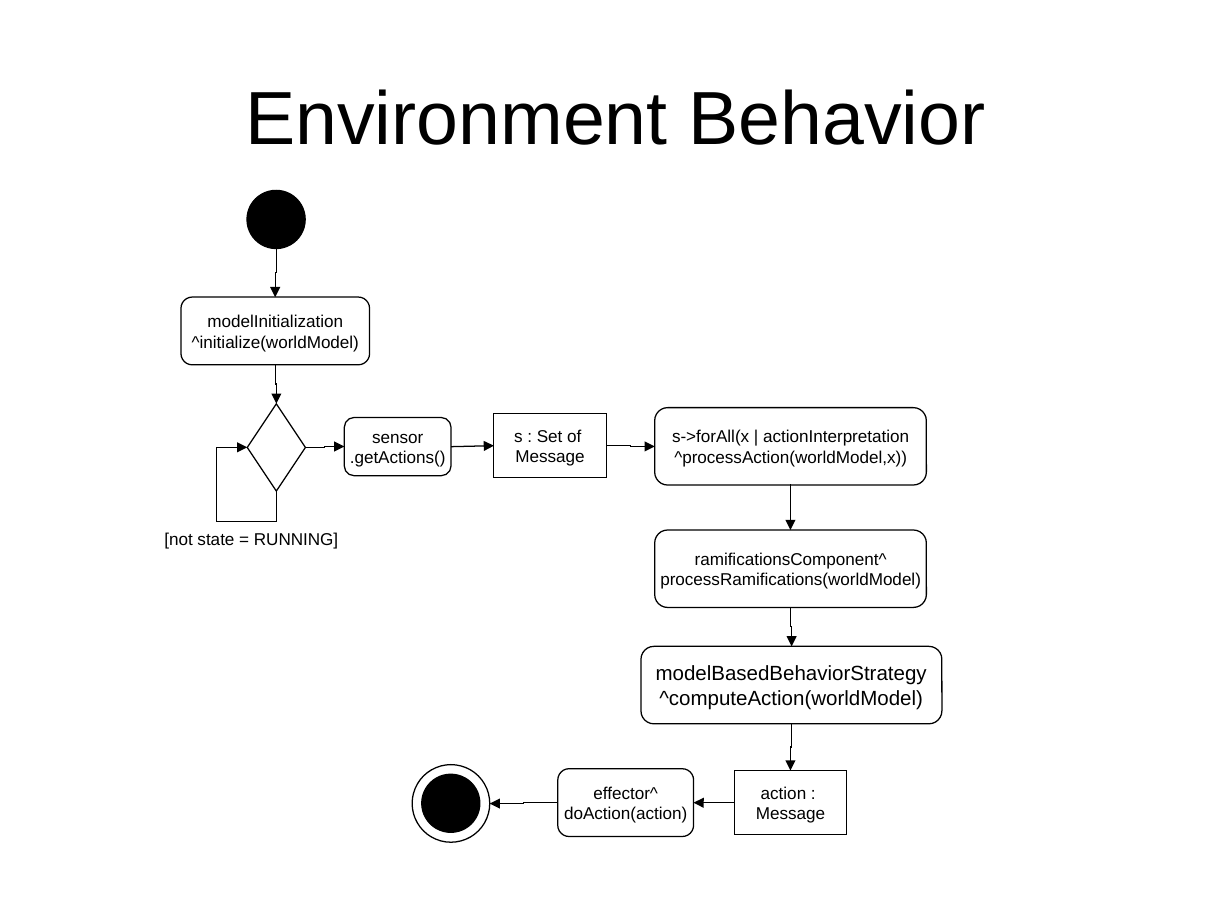
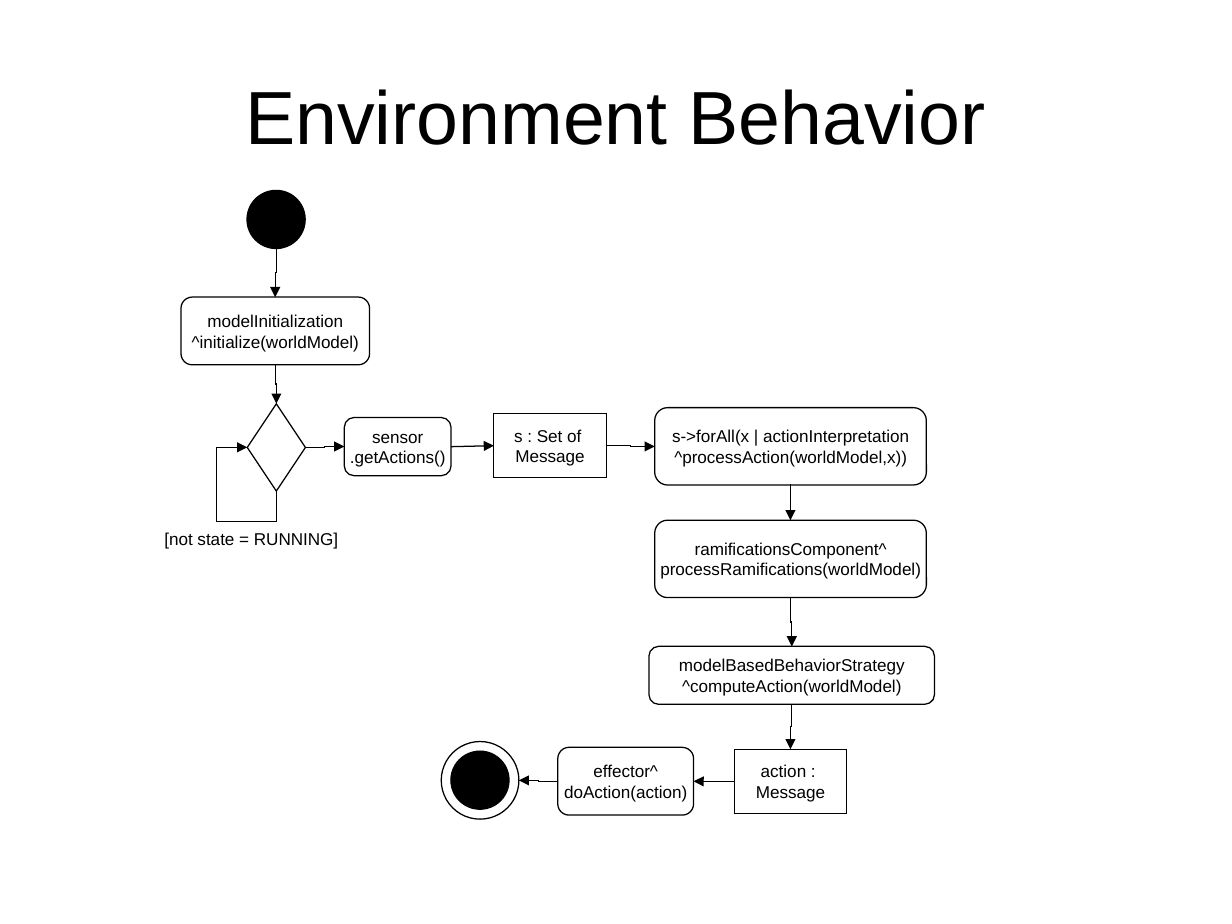
Before and after one commit to krishprince/rollerslam, a slide deck: slide 15 of docs/UML.ppt. Drawn at 1232x924 pixels with LibreOffice and Linux fonts; fonts in the diff are those of the drawing. Boxes give left, top, right and bottom in pixels: in the first picture for what was removed or moved away, otherwise in the second. Text is boxed around its words. In the diff, an @@ line names an element or a change of style, - is before the commit and + after.

```diff
--- a/docs/UML.ppt
+++ b/docs/UML.ppt
@@ elbow arrow moved from (791, 485) - (791, 530) to (791, 485) - (791, 520) @@
@@ rounded rectangle "ramificationsComponent^": place and size @@
-rounded rectangle "ramificationsComponent^" at [654, 530, 926, 607]
+rounded rectangle "ramificationsComponent^" at [654, 520, 926, 598]
@@ elbow arrow moved from (791, 607) - (792, 647) to (791, 598) - (792, 647) @@
@@ rounded rectangle "modelBasedBehaviorStrategy": place and size @@
-rounded rectangle "modelBasedBehaviorStrategy" at [641, 647, 941, 724]
+rounded rectangle "modelBasedBehaviorStrategy" at [649, 647, 935, 705]
@@ rounded rectangle "modelBasedBehaviorStrategy" at [649, 647, 935, 705]: size 12 to 10 pt @@
@@ elbow arrow moved from (792, 723) - (791, 771) to (792, 705) - (791, 749) @@
@@ ellipse: place and size @@
-ellipse at [413, 765, 490, 843]
+ellipse at [441, 742, 519, 819]
@@ ellipse: place and size @@
-ellipse at [421, 774, 479, 832]
+ellipse at [451, 752, 509, 809]
@@ elbow arrow moved from (558, 802) - (489, 803) to (558, 781) - (519, 780) @@
@@ 1 rounded rectangle, 1 rectangle, 1 elbow arrow: place and size @@
-1 rounded rectangle, 1 rectangle, 1 elbow arrow at [558, 769, 846, 837]
+1 rounded rectangle, 1 rectangle, 1 elbow arrow at [558, 748, 846, 816]
```
Also in this commit, not shown: 5 other slides changed, 2 slides added.
